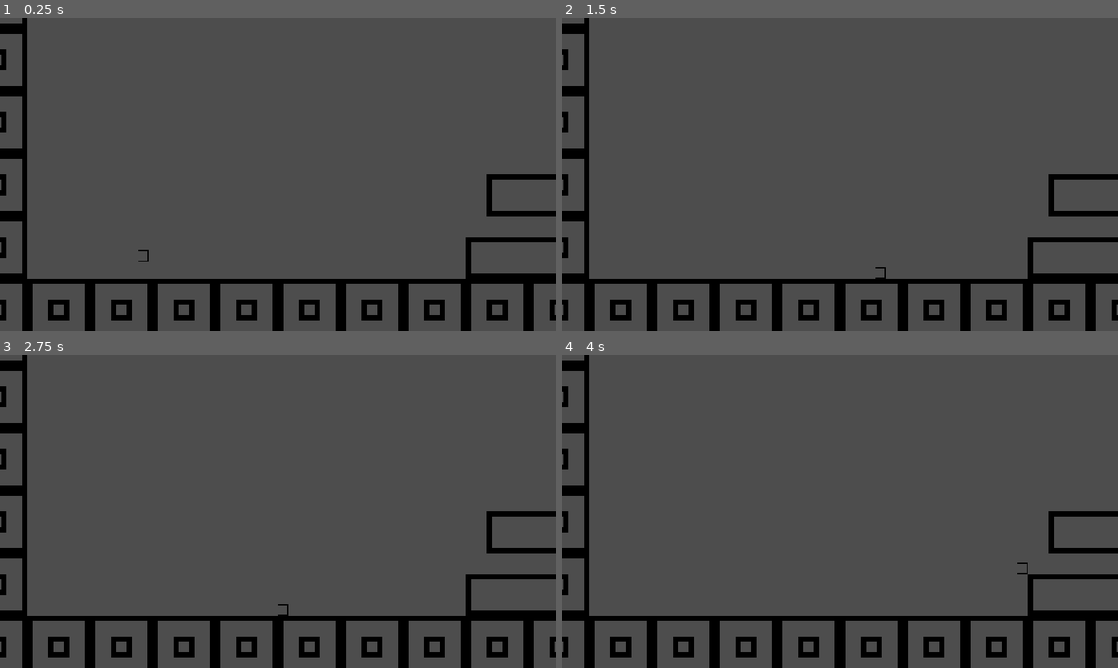
Above: before the commit, frames 1-4 (two rows, left to right).
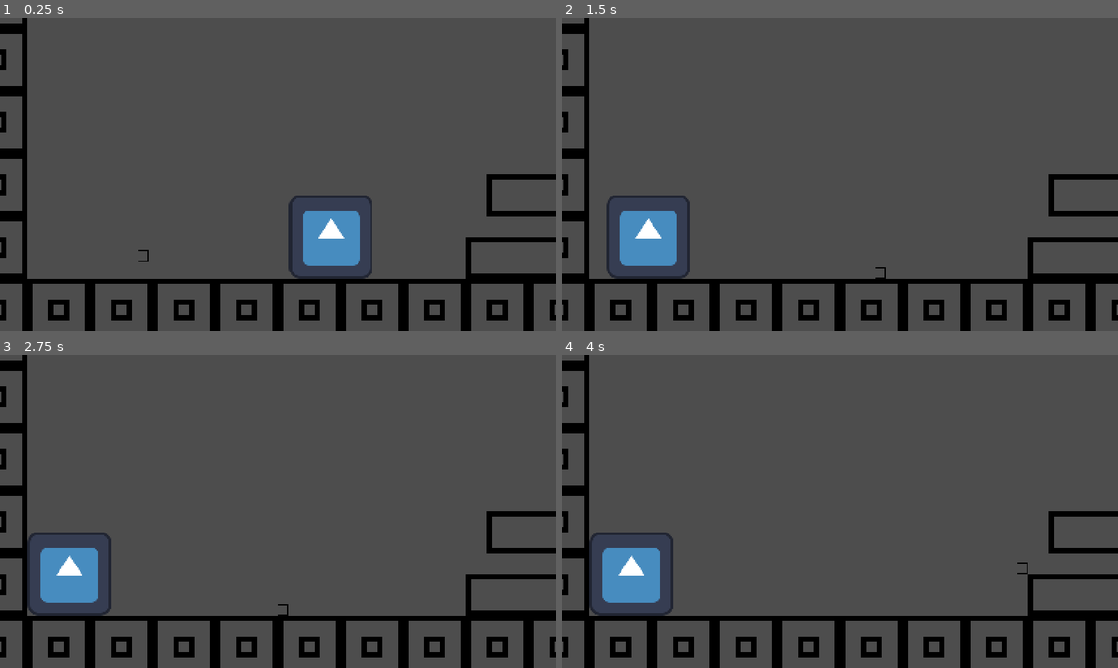
Above: after the commit, the same moments.

Repository: Enoxboo/Tiny-Giant
Game: Godot game, scene res://Levels/test_scene.tscn
Two runs of this game, one before a commit and one after it. Both use one fixed random seed, a clock stepped at 60 frames per second and the inputs below. The engine's default icon, where the game draws it, is replaced by a stand-in: a white triangle on a blue panel in a dark square.
Inputs:
- Up to frame 1 (0.25 s): no input
- Up to frame 2 (1.5 s): hold D (move_right) from 0.53 s (still down); tap Space (jump) at 0.77 s
- Up to frame 3 (2.75 s): tap Space (jump) at 1.52 s; release D (move_right) at 2.03 s; hold A (move_left) from 2.03 s (still down)
- Up to frame 4 (4 s): release A (move_left) at 2.78 s; hold D (move_right) from 2.78 s (still down); tap Space (jump) at 3.02, 3.77 s

The runs differ from the first frame. In frame 1, 2.2% of the frame differs, in the area x 51-67%, y 56-84%; in frame 2, 2.2%; in frame 3, 2.3%, in the area x 4-20%, y 56-84%; in frame 4, 2.3%.

Commit message:
feat: first enemy

Diff:
--- /dev/null
+++ b/Enemies/States/_enemy_state.gd
@@ -0,0 +1,13 @@
+extends State
+class_name EnemiesState
+
+const IDLE = "Idle"
+const PATROL = "Patrol"
+
+var enemy: BaseEnemy
+
+
+func _ready() -> void:
+	await owner.ready
+	enemy = owner as BaseEnemy
+	assert(enemy != null, "The EnemyState state type must be used only in the enemy scene")
--- /dev/null
+++ b/Enemies/States/patrol.gd
@@ -0,0 +1,20 @@
+extends EnemiesState
+
+var current_target: int = 0
+var direction: Vector2
+
+func enter(_previous_state_path: String, _data: Dictionary = {}) -> void:
+	direction = (enemy.patrol_points[0].global_position - enemy.global_position)
+	print(direction)
+
+func physics_update(delta: float) -> void:
+	enemy.velocity = enemy.data.speed * direction.normalized()
+	PhysicsUtils.apply_gravity(enemy.data.gravity, delta, enemy)
+	enemy.move_and_slide()
+
+	if direction.is_zero_approx():
+		on_target_reached()
+
+
+func on_target_reached() -> void:
+	current_target = (current_target + 1) % enemy.patrol_points.size()
--- /dev/null
+++ b/Enemies/base_enemy.gd
@@ -0,0 +1,8 @@
+extends CharacterBody2D
+class_name BaseEnemy
+
+@export var data: EnemyData
+@export var patrol_points: Dictionary[int, Node2D]
+
+func _process(delta: float) -> void:
+	print(global_position)
--- /dev/null
+++ b/Enemies/base_enemy.tscn
@@ -0,0 +1,28 @@
+[gd_scene format=3 uid="uid://dxmngdvjn31rh"]
+
+[ext_resource type="Script" uid="uid://c0wlltfevtkid" path="res://Enemies/base_enemy.gd" id="1_hjege"]
+[ext_resource type="Script" uid="uid://cusypqnd3eojm" path="res://Utils/StateMachine/state_machine.gd" id="2_5ailr"]
+
+[node name="BaseEnemy" type="CharacterBody2D" unique_id=1617725072]
+collision_layer = 16
+script = ExtResource("1_hjege")
+
+[node name="Sprite" type="Sprite2D" parent="." unique_id=1735850141]
+
+[node name="Collision" type="CollisionShape2D" parent="." unique_id=1729784984]
+
+[node name="Hurtbox" type="Area2D" parent="." unique_id=1830484319]
+collision_layer = 32
+collision_mask = 0
+
+[node name="CollisionShape" type="CollisionShape2D" parent="Hurtbox" unique_id=1616580142]
+
+[node name="Hitbox" type="Area2D" parent="." unique_id=184837172]
+collision_layer = 64
+collision_mask = 8
+
+[node name="CollisionShape" type="CollisionShape2D" parent="Hitbox" unique_id=1290357298]
+
+[node name="StateMachine" type="Node" parent="." unique_id=1652074701]
+script = ExtResource("2_5ailr")
+metadata/_custom_type_script = "uid://cusypqnd3eojm"
--- /dev/null
+++ b/Enemies/enemy_data.gd
@@ -0,0 +1,5 @@
+extends Resource
+class_name EnemyData
+
+@export var speed: float = 150.0
+@export var gravity: float = 980.0
--- /dev/null
+++ b/Enemies/patroler.tscn
@@ -0,0 +1,46 @@
+[gd_scene format=3 uid="uid://bpam6x8fxgbcv"]
+
+[ext_resource type="PackedScene" uid="uid://dxmngdvjn31rh" path="res://Enemies/base_enemy.tscn" id="1_7whjt"]
+[ext_resource type="Texture2D" uid="uid://boxk4o8nl36xn" path="res://icon.svg" id="2_6gk6a"]
+[ext_resource type="Script" uid="uid://ci3se33ecu71n" path="res://Enemies/States/patrol.gd" id="3_6gk6a"]
+
+[sub_resource type="RectangleShape2D" id="RectangleShape2D_xt85f"]
+size = Vector2(64, 64)
+
+[sub_resource type="RectangleShape2D" id="RectangleShape2D_rfoih"]
+size = Vector2(60, 60)
+
+[sub_resource type="RectangleShape2D" id="RectangleShape2D_ra7ko"]
+size = Vector2(8, 56)
+
+[node name="Patroler" unique_id=1617725072 instance=ExtResource("1_7whjt")]
+
+[node name="Sprite" parent="." index="0" unique_id=1735850141]
+scale = Vector2(0.5, 0.5)
+texture = ExtResource("2_6gk6a")
+
+[node name="Collision" parent="." index="1" unique_id=1729784984]
+shape = SubResource("RectangleShape2D_xt85f")
+debug_color = Color(0.28235295, 0.7921569, 0.89411765, 0.29411766)
+
+[node name="CollisionShape" parent="Hurtbox" parent_id_path=PackedInt32Array(1830484319) index="0" unique_id=1616580142]
+shape = SubResource("RectangleShape2D_rfoih")
+debug_color = Color(1, 0.85490197, 0.011764706, 0.29411766)
+
+[node name="Hitbox" parent="." index="3" unique_id=184837172]
+position = Vector2(-32, 0)
+
+[node name="CollisionShape" parent="Hitbox" index="0" unique_id=1290357298]
+shape = SubResource("RectangleShape2D_ra7ko")
+debug_color = Color(1, 0.17254902, 0.17254902, 0.29411766)
+
+[node name="Patrol" type="Node" parent="StateMachine" parent_id_path=PackedInt32Array(1652074701) index="0" unique_id=1291899457]
+script = ExtResource("3_6gk6a")
+metadata/_custom_type_script = "uid://cbouo7uyubqsx"
+
+[node name="Hitbox2" type="Area2D" parent="." index="5" unique_id=1053504941]
+position = Vector2(32, 0)
+
+[node name="CollisionShape" type="CollisionShape2D" parent="Hitbox2" index="0" unique_id=1031129054]
+shape = SubResource("RectangleShape2D_ra7ko")
+debug_color = Color(1, 0.17254902, 0.17254902, 0.29411766)
--- /dev/null
+++ b/Enemies/patroler_data.tres
@@ -0,0 +1,7 @@
+[gd_resource type="Resource" script_class="EnemyData" format=3 uid="uid://bryomk3u7n7oi"]
+
+[ext_resource type="Script" uid="uid://bhlcgq6ectgog" path="res://Enemies/enemy_data.gd" id="1_4svek"]
+
+[resource]
+script = ExtResource("1_4svek")
+metadata/_custom_type_script = "uid://bhlcgq6ectgog"
--- a/Levels/test_scene.tscn
+++ b/Levels/test_scene.tscn
@@ -2,6 +2,8 @@
 
 [ext_resource type="Texture2D" uid="uid://ijukku54ninc" path="res://Levels/Assets/test-tiles.png" id="1_abhxl"]
 [ext_resource type="PackedScene" uid="uid://btj743n51278u" path="res://Player/player.tscn" id="2_g54tn"]
+[ext_resource type="PackedScene" uid="uid://bpam6x8fxgbcv" path="res://Enemies/patroler.tscn" id="3_dc6q1"]
+[ext_resource type="Resource" uid="uid://bryomk3u7n7oi" path="res://Enemies/patroler_data.tres" id="4_q5m1e"]
 
 [sub_resource type="TileSetAtlasSource" id="TileSetAtlasSource_g54tn"]
 texture = ExtResource("1_abhxl")
@@ -40,3 +42,19 @@
 
 [node name="Player" parent="." unique_id=1786735294 instance=ExtResource("2_g54tn")]
 position = Vector2(-103, 30)
+
+[node name="BaseEnemy" parent="." unique_id=1617725072 node_paths=PackedStringArray("patrol_points") instance=ExtResource("3_dc6q1")]
+position = Vector2(78, 48)
+data = ExtResource("4_q5m1e")
+patrol_points = {
+0: NodePath("../PatrolPoints/PatrolPoint1"),
+1: NodePath("../PatrolPoints/PatrolPoint2")
+}
+
+[node name="PatrolPoints" type="Node" parent="." unique_id=617713159]
+
+[node name="PatrolPoint1" type="Node2D" parent="PatrolPoints" unique_id=489524715]
+position = Vector2(-69, 47)
+
+[node name="PatrolPoint2" type="Node2D" parent="PatrolPoints" unique_id=1295581321]
+position = Vector2(127, 47)
--- a/project.godot
+++ b/project.godot
@@ -27,6 +27,7 @@
 [file_customization]
 
 folder_colors={
+"res://Enemies/": "red",
 "res://Levels/": "green",
 "res://Player/": "purple",
 "res://Utils/": "yellow"
Not shown, added: Enemies/States/_enemy_state.gd.uid
Not shown, added: Enemies/States/patrol.gd.uid
Not shown, added: Enemies/base_enemy.gd.uid
Not shown, added: Enemies/enemy_data.gd.uid
